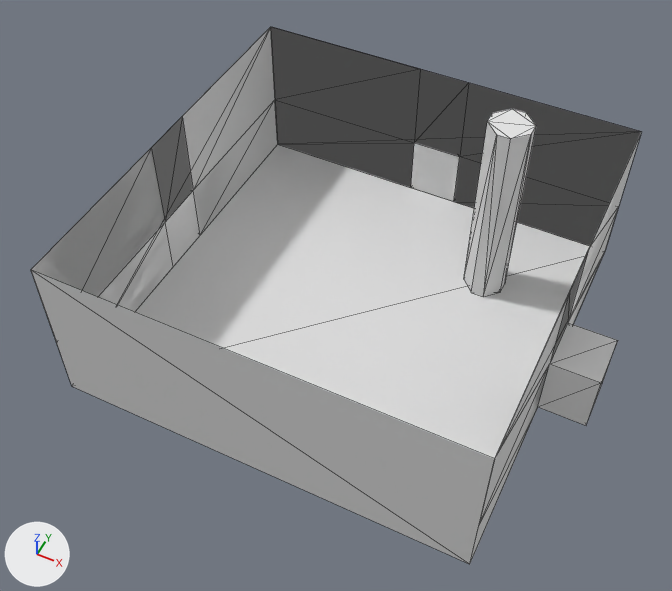
The glTF model public/assets/glb/dungeon.glb as it was, and as the next commit left it.
One viewpoint serves both versions: a camera (50 mm lens) standing at (1.28, -2.78, 3.56) and looking at (-0.03, -0.17, 0.3). Every picture has the same lights, and +X, +Y and +Z are marked at lower left. Mesh edges are drawn as thin lines. Where no turn or scale is listed for an object, it has been applied to the vertices. Vertices at the same position are counted once.

Before the edit, the objects in view are built like this:
```python
me_cube = bpy.data.meshes.new('Cube')
me_cube.from_pydata(...)  # 16 vertices, 28 faces; spans x 0.399..0.601, y 0.399..0.601, z -0.001..1.021
me_plane_002 = bpy.data.meshes.new('Plane.002')
me_plane_002.from_pydata([(-1.0, 0.0, 0.0), (1.0, 0.0, 0.0), (1.0, 0.0, 0.8), (-1.0, 0.0, 0.8)], [], [(1, 0, 3), (1, 3, 2)])
me_plane_007 = bpy.data.meshes.new('Plane.007')
me_plane_007.from_pydata(...)  # 16 vertices, 18 faces; spans x -0.23..0.0, y -1.0..1.0, z 0.0..0.8
ob_pillers = bpy.data.objects.new('Pillers', me_cube)
ob_pillers.location = (0.0, 0.0, 0.0)
ob_south_wall = bpy.data.objects.new('south.wall', me_plane_002)
ob_south_wall.location = (0.0, -1.0, 0.0)
ob_west_door = bpy.data.objects.new('west.door', me_plane_007)
ob_west_door.location = (-1.0, 0.0, 0.0)
# also in view: 'east.wall' at (1.0, 0.0, 0.4); 'North.wall' at (0.0, 1.0, 0.4); 'East.door' at (1.11, 0.0, 0.4); 'North.door' at (0.0, 1.11, 0.4); 'west.wall' at (-1.0, 0.0, 0.4)
```
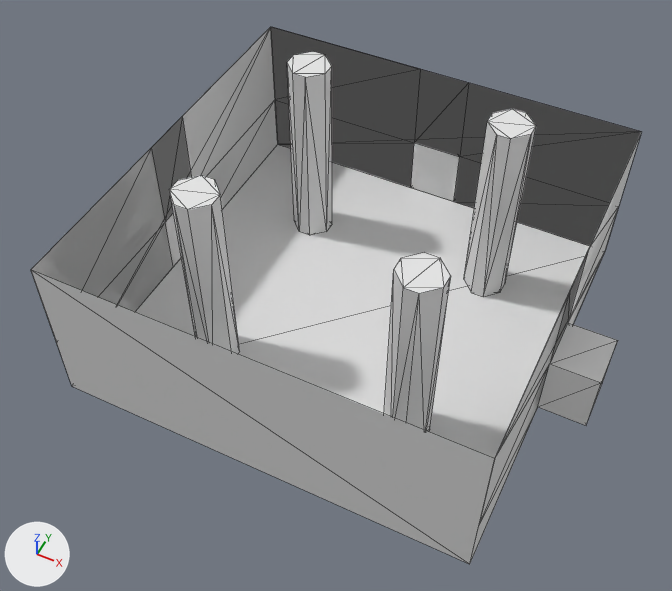
Boxes (x1, y1, x2, y2) around the edits, measured in the pictures (672 x 591 px):
'Pillers', reshaped (404% wider, 102% taller): before (464, 109, 536, 297); after (169, 51, 536, 432)
part 1 of me_cube, added: after (287, 51, 332, 235)
part 2 of me_cube, added: after (384, 252, 450, 432)
part 3 of me_cube, added: after (169, 175, 240, 354)

What changed in the scene script:
```text
Change me_cube:
    where me_cube.from_pydata(...)  # 16 vertices, 28 faces; spans x 0.399..0.601, y 0.399..0.601, z -0.001..1.021
    used by ob_pillers; location = (0.0, 0.0, 0.0)
    me_cube part 1: the loose piece of 16 vertices spanning x 0.399..0.601, y 0.399..0.601, z -0.001..1.021 is copied, and the copy is mirrored in x about the mesh origin; it spans x -0.601..-0.399, y 0.399..0.601, z -0.001..1.021
    me_cube part 2: the loose piece of 16 vertices spanning x 0.399..0.601, y 0.399..0.601, z -0.001..1.021 is copied, and the copy is mirrored in y about the mesh origin; it spans x 0.399..0.601, y -0.601..-0.399, z -0.001..1.021
    me_cube part 3: the loose piece of 16 vertices spanning x 0.399..0.601, y 0.399..0.601, z -0.001..1.021 is copied, and the copy is turned 180 degrees about the z axis through the mesh origin; it spans x -0.601..-0.399, y -0.601..-0.399, z -0.001..1.021
```
